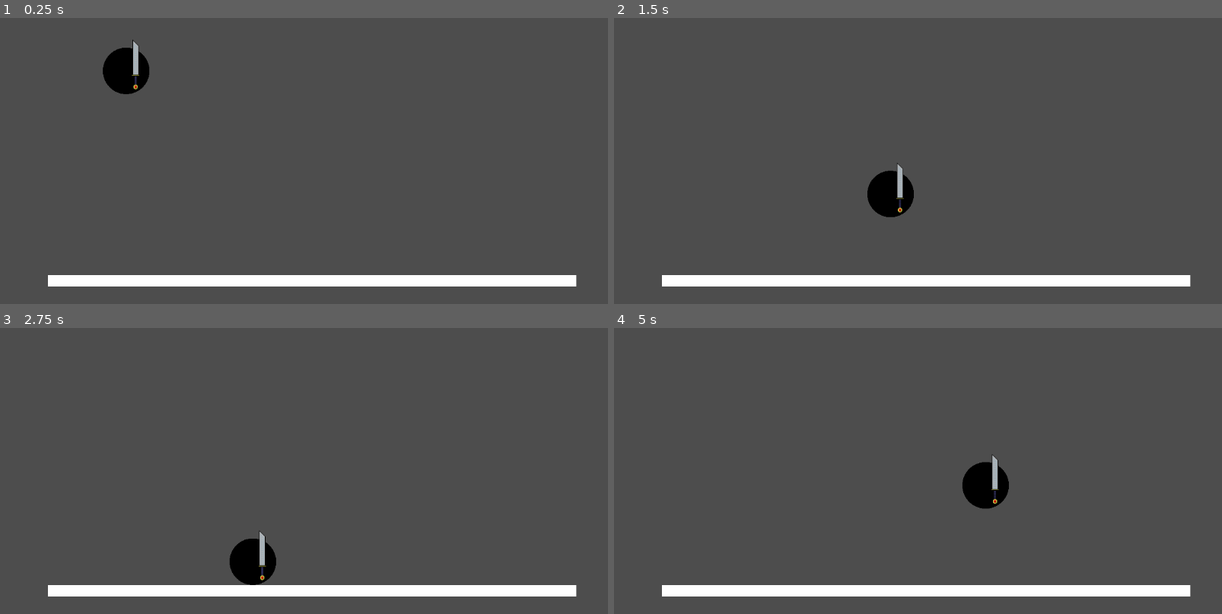
Above: before the commit, frames 1-4 (two rows, left to right).
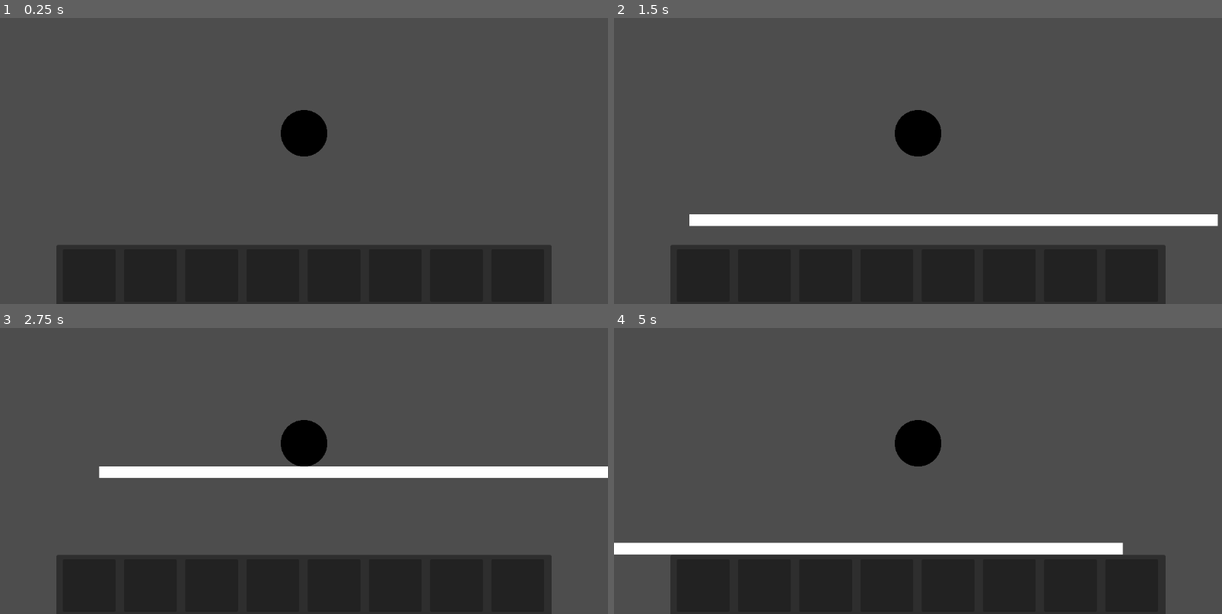
Above: after the commit, the same moments.

Repository: BoaN235/Magic-And-Machines
Game: Godot game, scene res://maps/map_0/map_0.tscn
Two runs of this game, one before a commit and one after it. Both use one fixed random seed, a clock stepped at 60 frames per second and the inputs below.
Inputs:
- Up to frame 1 (0.25 s): no input
- Up to frame 2 (1.5 s): hold D (con_right) from 0.53 s (still down); tap W (con_jump) at 0.77 s
- Up to frame 3 (2.75 s): tap W (con_jump) at 1.52 s; release D (con_right) at 2.03 s; hold A (con_left) from 2.03 s (still down)
- Up to frame 4 (5 s): release A (con_left) at 2.78 s; hold D (con_right) 2.78-4.28 s; tap W (con_jump) at 3.02, 3.77, 4.52 s; hold A (con_left) from 4.28 s (still down)

The runs differ from the first frame. In frame 1, 19% of the frame differs, in the area x 7-95%, y 7-100%; in frame 2, 23%, in the area x 7-100%, y 32-100%; in frame 3, 22%; in frame 4, 22%.

Commit message:
Add UI elements for ability management; restructure scene hierarchy

Diff:
--- a/char/char_0/char_0.tscn
+++ b/char/char_0/char_0.tscn
@@ -1,8 +1,7 @@
-[gd_scene load_steps=5 format=3 uid="uid://dkqc3ttggv82e"]
+[gd_scene load_steps=4 format=3 uid="uid://dkqc3ttggv82e"]
 
 [ext_resource type="Script" path="res://char/char_0/char_0_controll.gd" id="1_hgbea"]
 [ext_resource type="Texture2D" uid="uid://ckx22ju34gduy" path="res://char/char_0/assets/Char_0_test.png" id="2_r331y"]
-[ext_resource type="Texture2D" uid="uid://c8o8r7hd6bqeh" path="res://char/char_0/assets/Weapon/Char_0_Weapon.png" id="3_r6ddv"]
 
 [sub_resource type="CircleShape2D" id="CircleShape2D_4kavc"]
 radius = 45.2769
@@ -22,6 +21,63 @@
 position = Vector2(-3.8147e-06, -7.62939e-06)
 scale = Vector2(0.171875, 0.171875)
 
-[node name="Char0Weapon" type="Sprite2D" parent="."]
-position = Vector2(18, -9)
-texture = ExtResource("3_r6ddv")
+[node name="Camera2D" type="Camera2D" parent="."]
+
+[node name="Control" type="Control" parent="Camera2D"]
+layout_mode = 3
+anchors_preset = 0
+offset_right = 40.0
+offset_bottom = 40.0
+
+[node name="HotBar" type="Panel" parent="Camera2D/Control"]
+layout_mode = 0
+offset_left = -469.0
+offset_top = 212.0
+offset_right = 469.0
+offset_bottom = 330.0
+
+[node name="Abilitys" type="Control" parent="Camera2D/Control"]
+anchors_preset = 0
+offset_right = 40.0
+offset_bottom = 40.0
+
+[node name="GridContainer" type="GridContainer" parent="Camera2D/Control"]
+layout_mode = 0
+offset_left = -457.0
+offset_top = 220.0
+offset_right = 455.0
+offset_bottom = 320.0
+theme_override_constants/h_separation = 16
+columns = 12
+
+[node name="Ability_1" type="Panel" parent="Camera2D/Control/GridContainer"]
+custom_minimum_size = Vector2(100, 100)
+layout_mode = 2
+
+[node name="Ability_2" type="Panel" parent="Camera2D/Control/GridContainer"]
+custom_minimum_size = Vector2(100, 100)
+layout_mode = 2
+
+[node name="Ability_3" type="Panel" parent="Camera2D/Control/GridContainer"]
+custom_minimum_size = Vector2(100, 100)
+layout_mode = 2
+
+[node name="Ability_4" type="Panel" parent="Camera2D/Control/GridContainer"]
+custom_minimum_size = Vector2(100, 100)
+layout_mode = 2
+
+[node name="Ability_5" type="Panel" parent="Camera2D/Control/GridContainer"]
+custom_minimum_size = Vector2(100, 100)
+layout_mode = 2
+
+[node name="Ability_6" type="Panel" parent="Camera2D/Control/GridContainer"]
+custom_minimum_size = Vector2(100, 100)
+layout_mode = 2
+
+[node name="Ability_7" type="Panel" parent="Camera2D/Control/GridContainer"]
+custom_minimum_size = Vector2(100, 100)
+layout_mode = 2
+
+[node name="Ability_8" type="Panel" parent="Camera2D/Control/GridContainer"]
+custom_minimum_size = Vector2(100, 100)
+layout_mode = 2
